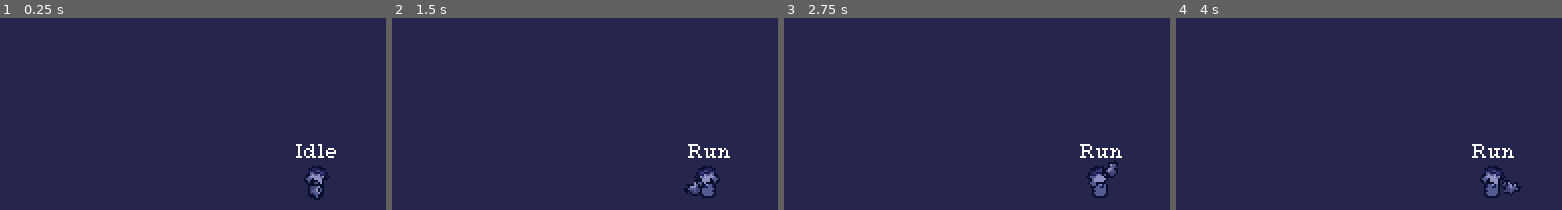
Above: before the commit, frames 1-4 (left to right).
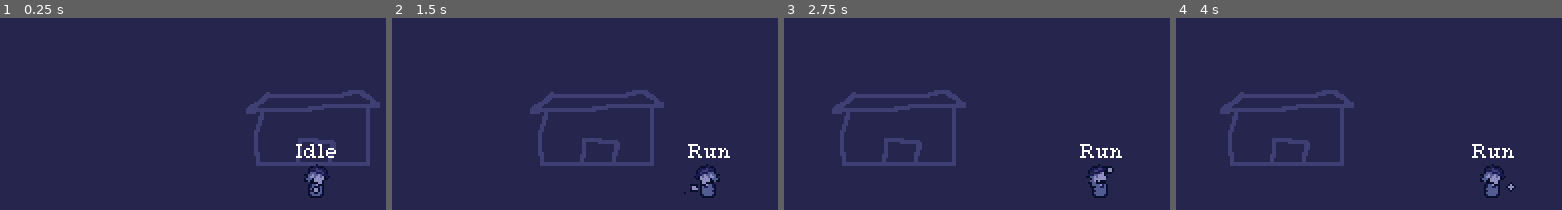
Above: after the commit, the same moments.

Repository: PoorCoconut/Blind-Harvest
Game: Godot game, scene res://game_scenes/worlds/world_farm.tscn
Same seed, same stepped clock (60 frames per second), same inputs: the game is played once before the commit and once after it. This scene is started directly instead of the project's main scene.
Inputs (mouse positions are in pixels of both pictures, inside the frame that each line leads up to):
- Up to frame 1 (0.25 s): no input
- Up to frame 2 (1.5 s): tap Enter at 0.5 s; move the mouse to (outside the picture) at 0.52 s; hold D (move_right) 0.53-1.25 s; click (outside the picture) at 0.67 s; drag from (outside the picture) to (outside the picture) at 1.27 s
- Up to frame 3 (2.75 s): move the mouse to (1162, 119) at 2.02 s; hold D (move_right) from 2.03 s (still down); click (1162, 119) at 2.17 s
- Up to frame 4 (4 s): release D (move_right) at 2.75 s; drag from (outside the picture) to (1299, 144) at 2.77 s; move the mouse to (outside the picture) at 3.52 s; hold A (move_left) from 3.53 s (still down); click (outside the picture) at 3.67 s

The runs differ from the first frame. In frame 1, 3.5% of the frame differs, in the area x 63-99%, y 37-95%; in frame 2, 3.6%; in frame 3, 3.6%, in the area x 12-87%, y 37-88%; in frame 4, 3.6%.

Commit message:
added sound files, created world sketch

Diff:
--- a/actors/player/player.gd
+++ b/actors/player/player.gd
@@ -24,7 +24,11 @@
 var max_mouse_reference: float = 100.0
 @onready var hand_pivot: Node2D = $HandPivot
 @onready var hand: Sprite2D = $HandPivot/Hand
+
+#Tools and Particles
 @onready var tool: Sprite2D = $HandPivot/Tool
+@onready var water_ptcl: CPUParticles2D = $HandPivot/Tool/WateringCanParticles
+@onready var wrench_ptcl: CPUParticles2D = $HandPivot/Tool/WrenchParticles
 
 func _ready() -> void:
 	_max_look_rad = deg_to_rad(max_look_angle_degrees)
@@ -40,6 +44,21 @@
 
 	#Hand code
 	update_floating_hand()
+
+	if Input.is_mouse_button_pressed(MOUSE_BUTTON_LEFT):
+		match tool.frame:
+			0: #Holding nothing
+				water_ptcl.emitting = false
+				wrench_ptcl.emitting = false
+			1: #Watering Can
+				water_ptcl.emitting = true
+				wrench_ptcl.emitting = false
+			2: #Wrench
+				water_ptcl.emitting = false
+				wrench_ptcl.emitting = true
+	else:
+		water_ptcl.emitting = false
+		wrench_ptcl.emitting = false
 
 func _physics_process(_delta: float) -> void:
 	move_and_slide()
@@ -57,3 +76,22 @@
 
 	hand.position = Vector2(calculated_distance, 0.0)
 	tool.position = Vector2(calculated_distance, 0.0)
+
+func _unhandled_input(event: InputEvent) -> void:
+	if event is InputEventMouseButton and event.pressed:
+		if event.button_index == MOUSE_BUTTON_WHEEL_UP:
+			cycle_tool_sprite(-1)
+		elif event.button_index == MOUSE_BUTTON_WHEEL_DOWN:
+			cycle_tool_sprite(1)
+
+func cycle_tool_sprite(direction: int) -> void:
+	var total_frames: int = tool.hframes * tool.vframes
+	tool.frame = posmod(tool.frame + direction, total_frames)
+
+func _on_interaction_area_area_entered(area: Area2D) -> void:
+	var area_par := area.get_parent()
+	if area_par:
+		if area_par.is_in_group("water_pump"):
+			tool.frame = 1
+		elif area_par.is_in_group("water_pump"):
+			tool.frame = 2
--- a/actors/player/player.tscn
+++ b/actors/player/player.tscn
@@ -21,7 +21,7 @@
 
 [sub_resource type="AtlasTexture" id="AtlasTexture_1k3an"]
 atlas = ExtResource("2_ax26v")
-region = Rect2(0, 22, 20, 10)
+region = Rect2(0, 22, 30, 10)
 
 [sub_resource type="CanvasItemMaterial" id="CanvasItemMaterial_xhehx"]
 particles_animation = true
@@ -42,9 +42,20 @@
 _data = [Vector2(0, 0), 0.0, 0.0, 0, 0, Vector2(0.19148937, 1), 0.0, 0.0, 0, 0, Vector2(0.87765956, 1), 0.0, 0.0, 0, 0, Vector2(1, 0), 0.0, 0.0, 0, 0]
 point_count = 4
 
+[sub_resource type="AtlasTexture" id="AtlasTexture_xhehx"]
+atlas = ExtResource("3_15y17")
+region = Rect2(0, 14, 7, 7)
+
+[sub_resource type="Curve" id="Curve_vfsqc"]
+_data = [Vector2(0, 0), 0.0, 0.0, 0, 0, Vector2(0.25531915, 1), 0.0, 0.0, 0, 0, Vector2(0.7446809, 1), 0.0, 0.0, 0, 0, Vector2(1, 0), 0.0, 0.0, 0, 0]
+point_count = 4
+
 [sub_resource type="CapsuleShape2D" id="CapsuleShape2D_6p1w3"]
 radius = 3.0
 height = 8.0
+
+[sub_resource type="CircleShape2D" id="CircleShape2D_1k3an"]
+radius = 20.0
 
 [node name="Player" type="CharacterBody2D" unique_id=240714517 groups=["player"]]
 script = ExtResource("1_ilk7j")
@@ -71,10 +82,9 @@
 [node name="Tool" type="Sprite2D" parent="HandPivot" unique_id=1680671086]
 position = Vector2(0, -3)
 texture = SubResource("AtlasTexture_1k3an")
-hframes = 2
+hframes = 3
 
 [node name="WateringCanParticles" type="CPUParticles2D" parent="HandPivot/Tool" unique_id=620768442]
-z_index = -1
 material = SubResource("CanvasItemMaterial_xhehx")
 position = Vector2(1, 0)
 emitting = false
@@ -91,9 +101,32 @@
 scale_amount_curve = SubResource("Curve_bop6h")
 anim_speed_max = 2.4
 
+[node name="WrenchParticles" type="CPUParticles2D" parent="HandPivot/Tool" unique_id=590604180]
+position = Vector2(0, 3)
+emitting = false
+amount = 10
+texture = SubResource("AtlasTexture_xhehx")
+emission_shape = 1
+emission_sphere_radius = 20.0
+spread = 180.0
+gravity = Vector2(0, 0)
+initial_velocity_max = 10.0
+angular_velocity_min = -50.0
+angular_velocity_max = 50.0
+orbit_velocity_min = -0.1
+orbit_velocity_max = 0.1
+scale_amount_curve = SubResource("Curve_vfsqc")
+
 [node name="Collision" type="CollisionShape2D" parent="." unique_id=438437244]
 position = Vector2(0, -4)
 shape = SubResource("CapsuleShape2D_6p1w3")
+
+[node name="InteractionArea" type="Area2D" parent="." unique_id=2133392981]
+collision_layer = 0
+collision_mask = 12
+
+[node name="CollisionShape2D" type="CollisionShape2D" parent="InteractionArea" unique_id=1137938108]
+shape = SubResource("CircleShape2D_1k3an")
 
 [node name="DebugStateLabel" type="Label" parent="." unique_id=1664998739]
 unique_name_in_owner = true
@@ -116,3 +149,5 @@
 [node name="Run" type="Node" parent="FSM" unique_id=2093321865 node_paths=PackedStringArray("PLAYER")]
 script = ExtResource("5_15y17")
 PLAYER = NodePath("../..")
+
+[connection signal="area_entered" from="InteractionArea" to="." method="_on_interaction_area_area_entered"]
--- a/game_scenes/worlds/world_farm.tscn
+++ b/game_scenes/worlds/world_farm.tscn
@@ -3,15 +3,29 @@
 [ext_resource type="PackedScene" uid="uid://bkrih4wj555nw" path="res://systems/Pause Menu Component/pause_menu_component.tscn" id="1_2cup7"]
 [ext_resource type="PackedScene" uid="uid://b3vev5pcqxupu" path="res://actors/player/player.tscn" id="2_8fyfc"]
 [ext_resource type="PackedScene" uid="uid://b3fobc4mms4jw" path="res://systems/World Camera Component/world_camera_component.tscn" id="3_140fy"]
+[ext_resource type="Texture2D" uid="uid://fexph0k7gham" path="res://game_assets/gameplay/farm_sprites.png" id="4_8fyfc"]
+
+[sub_resource type="AtlasTexture" id="AtlasTexture_1k3an"]
+atlas = ExtResource("4_8fyfc")
+region = Rect2(0, 0, 80, 48)
+
+[sub_resource type="AtlasTexture" id="AtlasTexture_140fy"]
+atlas = ExtResource("4_8fyfc")
+region = Rect2(80, 24, 24, 24)
+
+[sub_resource type="AtlasTexture" id="AtlasTexture_2c5r3"]
+atlas = ExtResource("4_8fyfc")
+region = Rect2(72, 48, 32, 32)
 
 [node name="World_Farm" type="Node2D" unique_id=516408830]
+y_sort_enabled = true
 position = Vector2(160, 56)
 
 [node name="ColorRect" type="ColorRect" parent="." unique_id=777440633]
-offset_left = -288.0
+offset_left = -416.0
 offset_top = -184.0
-offset_right = 288.0
-offset_bottom = 200.0
+offset_right = 416.0
+offset_bottom = 360.0
 color = Color(0.14509805, 0.14509805, 0.3019608, 1)
 
 [node name="PauseMenuComponent" parent="." unique_id=547681459 instance=ExtResource("1_2cup7")]
@@ -22,3 +36,15 @@
 [node name="WorldCameraComponent" parent="." unique_id=1725945058 node_paths=PackedStringArray("target") instance=ExtResource("3_140fy")]
 position = Vector2(-160, -56)
 target = NodePath("../Player")
+
+[node name="FarmHouseSprite" type="Sprite2D" parent="." unique_id=125340420]
+position = Vector2(0, -40)
+texture = SubResource("AtlasTexture_1k3an")
+
+[node name="GeneratorSprite" type="Sprite2D" parent="." unique_id=1649506822]
+position = Vector2(148, 188)
+texture = SubResource("AtlasTexture_140fy")
+
+[node name="WaterPump" type="Sprite2D" parent="." unique_id=796070638]
+position = Vector2(-148, 184)
+texture = SubResource("AtlasTexture_2c5r3")
--- /dev/null
+++ b/objects/WaterPump/water_pump.tscn
@@ -0,0 +1,23 @@
+[gd_scene format=3 uid="uid://bs434mon3s7t2"]
+
+[ext_resource type="Texture2D" uid="uid://fexph0k7gham" path="res://game_assets/gameplay/farm_sprites.png" id="1_1j4d1"]
+
+[sub_resource type="AtlasTexture" id="AtlasTexture_1k3an"]
+atlas = ExtResource("1_1j4d1")
+region = Rect2(72, 48, 32, 32)
+
+[sub_resource type="CircleShape2D" id="CircleShape2D_1k3an"]
+radius = 20.0
+
+[node name="WaterPump" type="Node2D" unique_id=347362925 groups=["water_pump"]]
+
+[node name="Sprite2D" type="Sprite2D" parent="." unique_id=1242936887]
+position = Vector2(0, -16)
+texture = SubResource("AtlasTexture_1k3an")
+
+[node name="Area2D" type="Area2D" parent="." unique_id=954223639]
+collision_layer = 4
+collision_mask = 0
+
+[node name="CollisionShape2D" type="CollisionShape2D" parent="Area2D" unique_id=1349919863]
+shape = SubResource("CircleShape2D_1k3an")
--- a/project.godot
+++ b/project.godot
@@ -54,6 +54,8 @@
 [global_group]
 
 player=""
+water_pump=""
+generator=""
 
 [gui]
 
@@ -86,6 +88,14 @@
 ]
 }
 
+[layer_names]
+
+2d_physics/layer_1="world"
+2d_physics/layer_2="player"
+2d_physics/layer_3="service"
+2d_physics/layer_4="farm"
+2d_physics/layer_5="hostile"
+
 [physics]
 
 3d/physics_engine="Jolt Physics"
@@ -96,3 +106,5 @@
 rendering_device/driver.windows="d3d12"
 renderer/rendering_method="gl_compatibility"
 renderer/rendering_method.mobile="gl_compatibility"
+2d/snap/snap_2d_transforms_to_pixel=true
+2d/snap/snap_2d_vertices_to_pixel=true
Binary file changed: actors/player/player.png
Binary file added: game_assets/gameplay/farm_sprites.png
Not shown, added: game_assets/gameplay/farm_sprites.png.import
Not shown, added: sounds/amb/amb_clock.mp3.import
Not shown, added: sounds/amb/amb_demon.mp3.import
Not shown, added: sounds/amb/amb_dog.mp3.import
Not shown, added: sounds/amb/amb_drone.mp3.import
Not shown, added: sounds/amb/amb_horror_air.mp3.import
Not shown, added: sounds/amb/amb_horror_air2.mp3.import
Not shown, added: sounds/amb/amb_lights_buzz.mp3.import
Not shown, added: sounds/mus/mus_news.mp3.import
Not shown, added: sounds/sfx/sfx_buy.mp3.import
(and 52 more such lines)
